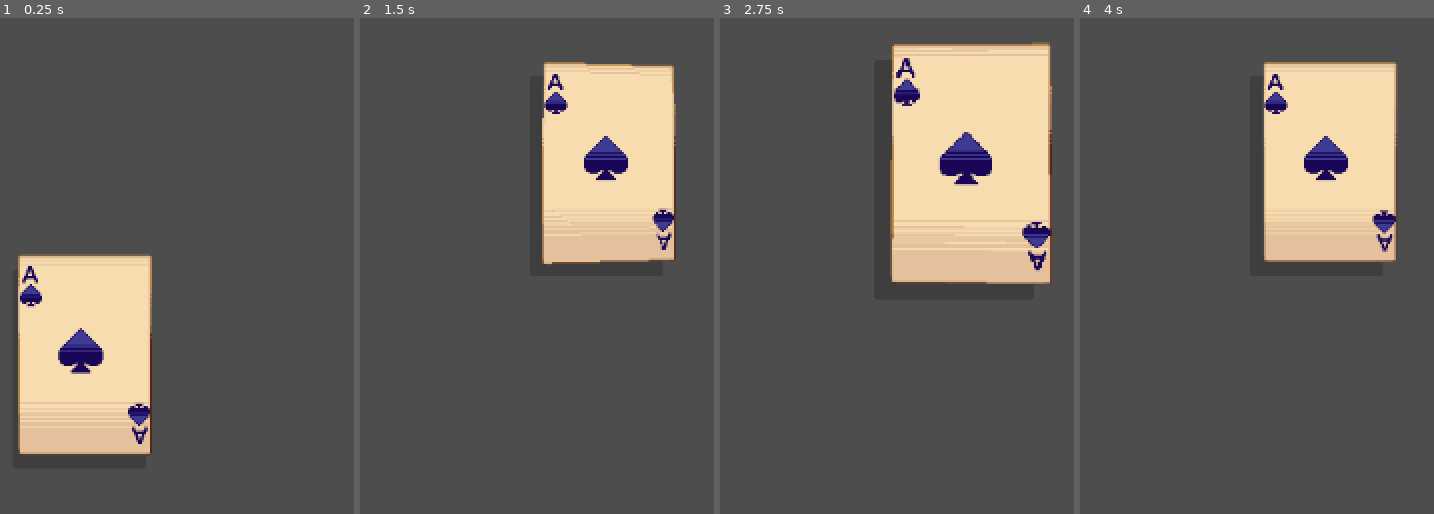
Above: before the commit, frames 1-4 (left to right).
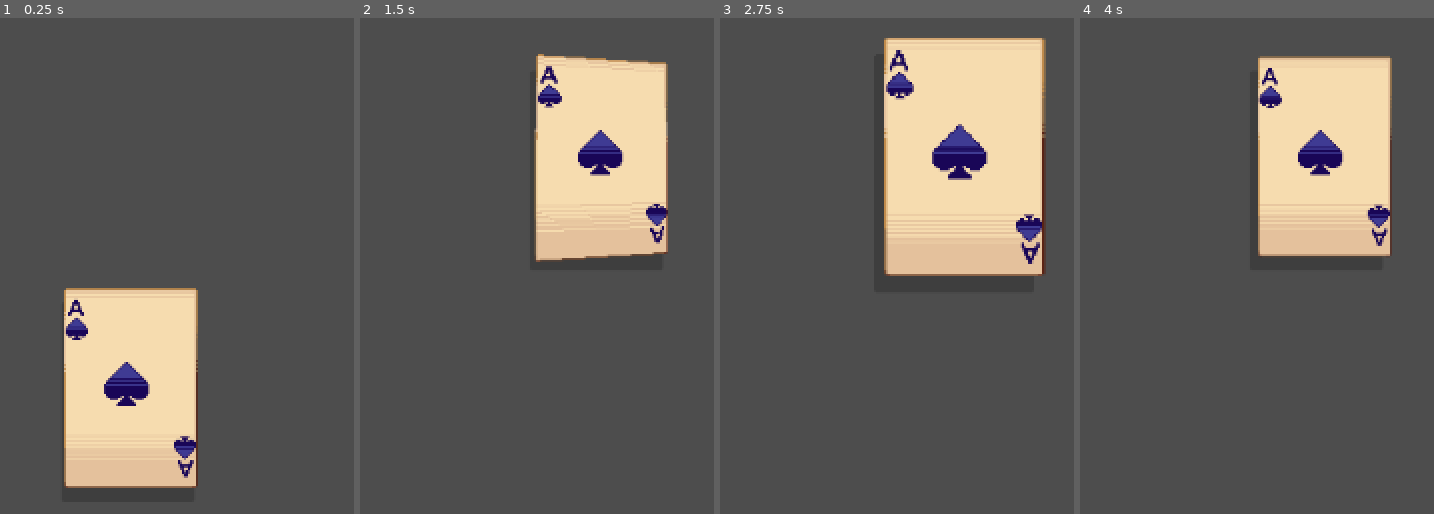
Above: after the commit, the same moments.

Repository: woliveira82/godot-card-game-effects
Game: Godot game, scene res://scenes/test.tscn
The game is run twice, just before and just after one commit, with the same random seed, the same clock (stepped at 60 frames per second) and the same inputs. Before the commit the project starts from res://scenes/table.tscn.
Inputs (mouse positions are in pixels of both pictures, inside the frame that each line leads up to):
- Up to frame 1 (0.25 s): no input
- Up to frame 2 (1.5 s): tap Enter at 0.5 s; drag from (444, 355) to (604, 156) at 0.52 s; drag from (outside the picture) to (outside the picture) at 1.27 s
- Up to frame 3 (2.75 s): tap Space at 2 s; move the mouse to (964, 156) at 2.02 s; click (964, 156) at 2.17 s
- Up to frame 4 (4 s): tap Enter at 2.75 s; drag from (outside the picture) to (outside the picture) at 2.77 s; tap Space at 3.5 s; move the mouse to (outside the picture) at 3.52 s; click (outside the picture) at 3.67 s

The runs differ from the first frame. In frame 1, 17% of the frame differs, in the area x 5-56%, y 47-95%; in frame 2, 4.6%; in frame 3, 6.4%; in frame 4, 4.2%.

Commit message:
feat: add table

Diff:
--- a/project.godot
+++ b/project.godot
@@ -11,6 +11,6 @@
 [application]
 
 config/name="Godot card game effects"
-run/main_scene="res://scenes/table.tscn"
+run/main_scene="res://scenes/test.tscn"
 config/features=PackedStringArray("4.2", "Forward Plus")
 config/icon="res://icon.svg"
--- a/scenes/card/card.gd
+++ b/scenes/card/card.gd
@@ -4,8 +4,7 @@
 
 var mouse_hover: bool = false
 var mouse_drag: bool = false
-var angle_x_max: float = 0.01
-var angle_y_max: float = 0.01
+var max_tilt_angle: float = 0.26  # Degree: 14.9º
 var max_offset_shadow: float = 30.0
 
 var last_pos: Vector2
@@ -34,13 +33,13 @@
 	if not mouse_hover: return
 
 	var mouse_pos: Vector2 = get_local_mouse_position()
-	var diff: Vector2 = mouse_pos
+	var half_x = card_texture.size.x / 2
+	var half_y = card_texture.size.y / 2
+	var lerp_val_x: float = remap(mouse_pos.x, -half_x, half_x, 0.0, 1.0)
+	var lerp_val_y: float = remap(mouse_pos.y, -half_y, half_y, 0.0, 1.0)
 
-	var lerp_val_x: float = remap(mouse_pos.x, 0.0, size.x, 0, 1)
-	var lerp_val_y: float = remap(mouse_pos.y, 0.0, size.y, 0, 1)
-
-	var rot_x: float = rad_to_deg(lerp_angle(-angle_x_max, angle_x_max, lerp_val_x))
-	var rot_y: float = rad_to_deg(lerp_angle(angle_y_max, -angle_y_max, lerp_val_y))
+	var rot_x: float = rad_to_deg(lerp_angle(-max_tilt_angle, max_tilt_angle, lerp_val_x))
+	var rot_y: float = rad_to_deg(lerp_angle(max_tilt_angle, -max_tilt_angle, lerp_val_y))
 
 	card_texture.material.set_shader_parameter("x_rot", rot_y)
 	card_texture.material.set_shader_parameter("y_rot", rot_x)
--- a/scenes/card/card.tscn
+++ b/scenes/card/card.tscn
@@ -4,11 +4,12 @@
 [ext_resource type="Shader" path="res://shaders/2d-perspective.gdshader" id="1_j5xev"]
 [ext_resource type="Texture2D" uid="uid://dl8ic6gqnb54c" path="res://assets/card-spades-1.png" id="1_umao6"]
 
-[sub_resource type="ShaderMaterial" id="ShaderMaterial_b7iee"]
+[sub_resource type="ShaderMaterial" id="ShaderMaterial_e5oec"]
+resource_local_to_scene = true
 shader = ExtResource("1_j5xev")
 shader_parameter/fov = 90.0
 shader_parameter/cull_back = true
-shader_parameter/y_rot = 0.0
+shader_parameter/y_rot = 8.55e-06
 shader_parameter/x_rot = 0.0
 shader_parameter/inset = 0.0
 
@@ -50,7 +51,7 @@
 
 [node name="CardTexture" type="TextureRect" parent="."]
 texture_filter = 1
-material = SubResource("ShaderMaterial_b7iee")
+material = SubResource("ShaderMaterial_e5oec")
 layout_mode = 1
 anchors_preset = 8
 anchor_left = 0.5
--- a/scenes/table.tscn
+++ /dev/null
@@ -1,11 +0,0 @@
-[gd_scene load_steps=2 format=3 uid="uid://bs3pxfm81f22v"]
-
-[ext_resource type="PackedScene" uid="uid://b5anmgowrphsh" path="res://scenes/card/card.tscn" id="1_jbi8t"]
-
-[node name="Table" type="Node2D"]
-
-[node name="Card" parent="." instance=ExtResource("1_jbi8t")]
-offset_left = 572.0
-offset_top = 320.0
-offset_right = 580.0
-offset_bottom = 328.0
--- /dev/null
+++ b/scenes/table/draw_pile.gd
@@ -0,0 +1,27 @@
+extends Control
+
+@export var card_scene: PackedScene
+
+var _drawing: bool = false
+var tween: Tween
+
+
+func _input(event):
+	if not event is InputEventMouseButton: return
+	if event.button_index != MOUSE_BUTTON_LEFT or not event.is_pressed(): return
+
+	if not _drawing:
+		draw_cards(5)
+
+
+func draw_cards(amount: int):
+	_drawing = true
+	if tween and tween.is_running():
+		tween.kill()
+
+	tween = create_tween().set_ease(Tween.EASE_IN_OUT).set_trans(Tween.TRANS_CUBIC)
+
+	for i in range(amount):
+		var instance = card_scene.instantiate()
+		add_child(instance)
+		print("moving")
--- /dev/null
+++ b/scenes/table/table.tscn
@@ -0,0 +1,56 @@
+[gd_scene load_steps=4 format=3 uid="uid://bs3pxfm81f22v"]
+
+[ext_resource type="PackedScene" uid="uid://b5anmgowrphsh" path="res://scenes/card/card.tscn" id="1_jbi8t"]
+[ext_resource type="Script" path="res://scenes/table/draw_pile.gd" id="2_bo6ow"]
+[ext_resource type="Texture2D" uid="uid://c6j5fvxdbm52a" path="res://assets/card-back3.png" id="2_ddk23"]
+
+[node name="Table" type="Control"]
+layout_mode = 3
+anchors_preset = 15
+anchor_right = 1.0
+anchor_bottom = 1.0
+grow_horizontal = 2
+grow_vertical = 2
+
+[node name="DrawPile" type="Control" parent="."]
+layout_mode = 1
+anchors_preset = 3
+anchor_left = 1.0
+anchor_top = 1.0
+anchor_right = 1.0
+anchor_bottom = 1.0
+offset_left = -72.0
+offset_top = -96.0
+offset_right = -72.0
+offset_bottom = -96.0
+grow_horizontal = 0
+grow_vertical = 0
+script = ExtResource("2_bo6ow")
+card_scene = ExtResource("1_jbi8t")
+
+[node name="TextureRect" type="TextureRect" parent="DrawPile"]
+layout_mode = 1
+anchors_preset = 8
+anchor_left = 0.5
+anchor_top = 0.5
+anchor_right = 0.5
+anchor_bottom = 0.5
+offset_left = -48.0
+offset_top = -72.0
+offset_right = 48.0
+offset_bottom = 72.0
+grow_horizontal = 2
+grow_vertical = 2
+texture = ExtResource("2_ddk23")
+
+[node name="Hand" type="Control" parent="."]
+layout_mode = 1
+anchors_preset = 7
+anchor_left = 0.5
+anchor_top = 1.0
+anchor_right = 0.5
+anchor_bottom = 1.0
+offset_top = -92.0
+offset_bottom = -92.0
+grow_horizontal = 2
+grow_vertical = 0
--- /dev/null
+++ b/scenes/test.tscn
@@ -0,0 +1,11 @@
+[gd_scene load_steps=2 format=3 uid="uid://bdwhxbhyn6q5n"]
+
+[ext_resource type="PackedScene" uid="uid://b5anmgowrphsh" path="res://scenes/card/card.tscn" id="1_awa3t"]
+
+[node name="Test" type="Node2D"]
+
+[node name="Card" parent="." instance=ExtResource("1_awa3t")]
+offset_left = 609.0
+offset_top = 348.0
+offset_right = 609.0
+offset_bottom = 348.0
--- a/shaders/2d-perspective.gdshader
+++ b/shaders/2d-perspective.gdshader
@@ -17,7 +17,6 @@
 varying flat vec2 o;
 varying vec3 p;
 
-// const float PI = 3.14159;
 
 // Creates rotation matrix
 void vertex(){
